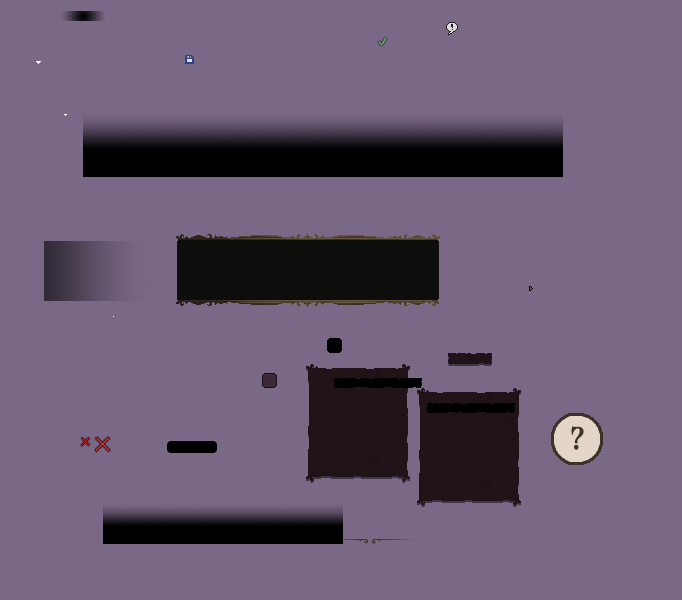
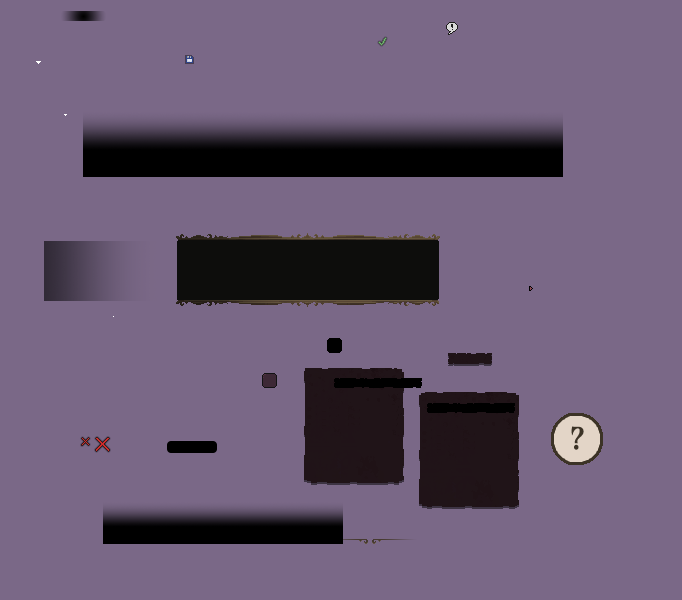
Revision of a layered (682, 600) image; what changed, layer by layer:
painted on "CharacterSheetContainer.png" over [417, 388, 521, 507]
painted on "ItemMenuContainer.png" over [304, 364, 410, 483]
